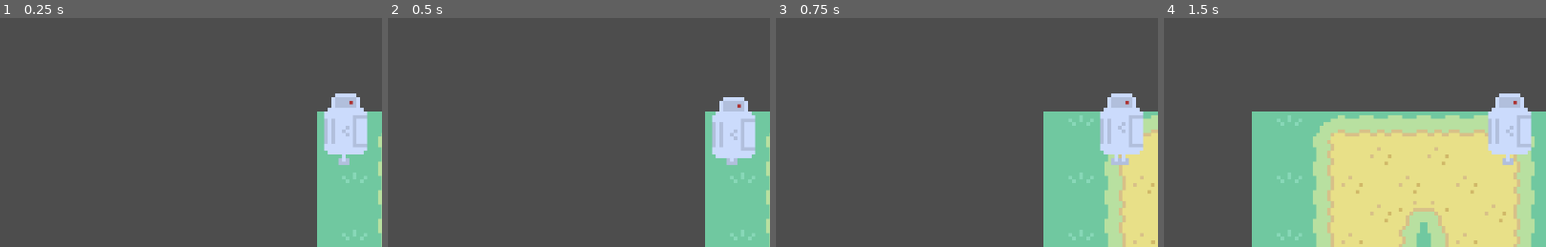
Above: before the commit, frames 1-4 (left to right).
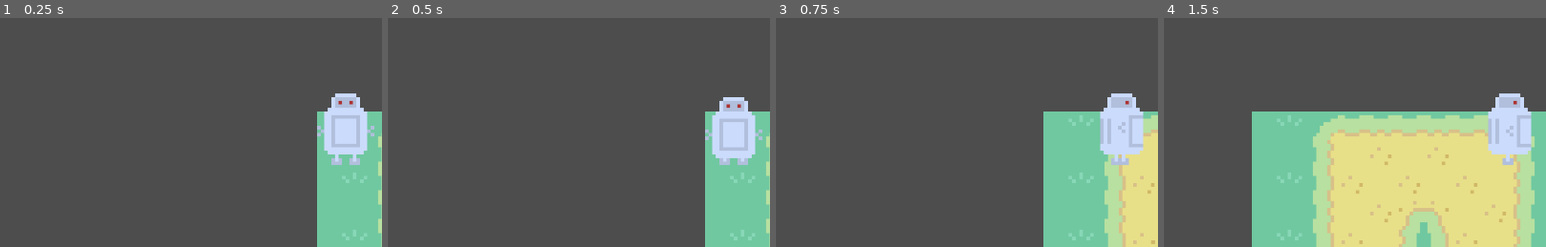
Above: after the commit, the same moments.

Repository: SamShubitz1/WorkingTitle
Game: Godot game, scene res://Scenes/Main/mainscene.tscn
Same seed, same stepped clock (60 frames per second), same inputs: the game is played once before the commit and once after it.
Inputs:
- Up to frame 1 (0.25 s): no input
- Up to frame 2 (0.5 s): no input
- Up to frame 3 (0.75 s): tap Enter (ui_accept) at 0.5, 0.6 s; hold Right (ui_right) from 0.53 s (still down)
- Up to frame 4 (1.5 s): tap Enter (ui_accept) at 0.77, 1.07 s; release Right (ui_right) at 1.28 s; hold Q (go_back) from 1.28 s (still down); tap E (navigate_log) at 1.35 s
The pictures show only the part of the screen within x 5-55%, y 23-73%; the shares and areas given below are measured in that part.

The runs differ from the first frame. In frame 1, 0.9% of the frame differs, in the area x 83-98%, y 36-65%; in frame 2, 0.8%; in frame 3, nothing differs; in frame 4, nothing differs.

Commit message:
scene transition fixes

Diff:
--- a/Scenes/Battle/Battle/battle_controller.gd
+++ b/Scenes/Battle/Battle/battle_controller.gd
@@ -1,5 +1,6 @@
 extends Node
 
+@onready var Game_Controller = get_tree().current_scene
 @onready var animation_player = $"../BattleMenuControl/DialogBox/AnimationPlayer"
 @onready var dialog_box = $"../BattleMenuControl/DialogBox/BattleLog".get_children().slice(1)
 @onready var player_health_bar = $"../BattleMenuControl/MainMenu/Menu/CharPanel/Health"
@@ -175,10 +176,13 @@
 	return buff
 
 func handle_retreat() -> void:
-	get_tree().change_scene_to_file("res://Scenes/Main/mainscene.tscn")
+	#get_tree().change_scene_to_file("res://Scenes/Main/mainscene.tscn")
+	print(str(Game_Controller))
+	Game_Controller.switch_to_overworld_scene()
 
 func handle_death() -> void:
-	get_tree().change_scene_to_file("res://Scenes/Main/mainscene.tscn")
+	#get_tree().change_scene_to_file("res://Scenes/Main/mainscene.tscn")
+	Game_Controller.switch_to_overworld_scene()
 
 func get_valid_targets() -> Array[Vector2i]:
 	var valid_targets: Array[Vector2i]
--- a/Scenes/Main/game_controller.gd
+++ b/Scenes/Main/game_controller.gd
@@ -1,6 +1,6 @@
 extends Node2D
 
-@onready var Player: PlayerClass = $PlayerController/MyPlayer
+@onready var Player: PlayerClass = self.get_node("/root/MainScene/Overworld/PlayerController/MyPlayer")
 #@onready var Player_Camera = Player.Player_Camera
 
 #TODO @onready var Title_Scene_File =
@@ -14,7 +14,6 @@
 #@onready var Overworld_Scene_Node: Node = get_tree().get_root().find_node("Overworld")
 #@onready var Battle_Scene_Node: Node = get_tree().get_root().find_node("node_name")
 
-var foo = "bar"
 var preloaded_scene_battle
 var preloaded_scene_overworld
 var current_scene_node
@@ -40,14 +39,7 @@
 	var node = get_node("/root/MainScene/Overworld")
 	current_scene_node = node
 
-
 	pass # Replace with function body.
-
-
-# Called every frame. 'delta' is the elapsed time since the previous frame.
-func _process(_delta: float) -> void:
-	pass
-
 
 # load new scene
 func load_new_scene(scene, object: Node) -> void:
@@ -65,8 +57,13 @@
 	load_new_scene(Overworld_Scene_File, null)
 	return
 
+func switch_to_battle_scene_file() -> void:
+	get_tree().change_scene_to_file(Battle_Scene_File)
+	return
+
 # switch to battle scene node
 func switch_to_battle_scene() -> void:
+	var current_scene_node = get_node("/root/MainScene/Overworld")
 	# check for existing battle scene node in tree
 
 	var tree = get_tree()
@@ -94,14 +91,37 @@
 
 
 	# pause / unload current scene (overworld)
+	imported_overworld_scene.get_parent().remove_child(imported_overworld_scene)
 	imported_overworld_scene.queue_free()
+	imported_overworld_scene = null
+	current_scene_node = null
 
 	# update GameController state for mode tracking
 
 	return
 
+func switch_to_overworld_scene_file() -> void:
+	get_tree().change_scene_to_file(Overworld_Scene_File)
+	return
+
 # switch to overworld scene node
-#TODO
+func switch_to_overworld_scene() -> void:
+	var current_scene_node = get_node("/root/MainScene/BattleScene")
+
+	imported_overworld_scene = preloaded_scene_overworld.instantiate()
+	get_node("/root/MainScene/").add_child(imported_overworld_scene)
+	overworld_cam_obj = imported_overworld_scene.get_node("PlayerController/MyPlayer/OverworldCamera")
+	print("overworldcam: " + str(overworld_cam_obj))
+
+	current_scene_node.hide()
+
+	overworld_cam_obj.make_current()
+
+	imported_battle_scene.get_parent().remove_child(imported_battle_scene)
+	imported_battle_scene.queue_free()
+	imported_battle_scene = null
+	current_scene_node = null
+	return
 
 # pause target node / sub-scene
 func set_pause_subtree(root: Node, pause: bool) -> void:
--- a/Scenes/Main/mainscene.tscn
+++ b/Scenes/Main/mainscene.tscn
@@ -1,9 +1,6 @@
-[gd_scene load_steps=3 format=3 uid="uid://csf6egx1otdtc"]
+[gd_scene load_steps=2 format=3 uid="uid://csf6egx1otdtc"]
 
 [ext_resource type="Script" path="res://Scenes/Main/game_controller.gd" id="1_2nx2o"]
-[ext_resource type="PackedScene" uid="uid://d4npjlduq7bda" path="res://Scenes/Main/overworld.tscn" id="2_o8rvc"]
 
 [node name="MainScene" type="Node2D"]
 script = ExtResource("1_2nx2o")
-
-[node name="Overworld" parent="." instance=ExtResource("2_o8rvc")]
--- a/Scenes/Main/map_controller.gd
+++ b/Scenes/Main/map_controller.gd
@@ -6,14 +6,6 @@
 
 # collection of map objects, keyed by grid-position vector
 var world_map_array: Dictionary = {}
-
-# Called when the node enters the scene tree for the first time.
-func _ready() -> void:
-	pass # Replace with function body.
-
-# Called every frame. 'delta' is the elapsed time since the previous frame.
-func _process(_delta: float) -> void:
-	pass
 
 # convert grid coords to stored-object
 func get_object_at_coords(grid_coords: Vector2i) -> Node:
--- a/Scenes/Main/player_controller.gd
+++ b/Scenes/Main/player_controller.gd
@@ -7,8 +7,11 @@
 
 @export var DEBUG_PLAYER: bool = true
 
+var can_action = false
+
 # Called when the node enters the scene tree for the first time.
 func _ready() -> void:
+	can_action = false
 	# get updated reference for grid location
 	Player.grid_position = Map_Controller.point_to_grid(Player.position)
 	Player.Animation_Object.play("idle_down")
@@ -28,6 +31,8 @@
 	process_player_inputs()
 		# set_next_move(dir)
 		# Player.is_moving
+	if (not can_action):
+		can_action = true
 	pass
 
 
@@ -157,6 +162,8 @@
 
 # player action button, spacebar
 func player_action_pressed() -> void:
+	if (not can_action):
+		return
 	# get action coords / tilespot in front of player in direction facing
 	var action_coords = Player.grid_position
 	match Player.current_direction:
@@ -170,6 +177,9 @@
 			action_coords.x += 1
 
 
+	# get tile info
+	var tile_report = Map_Controller.get_world_tile_report(action_coords)
+	print_debug("action_button: " + str(tile_report))
 
 	# get object from map-object-collection
 	var object = Map_Controller.get_object_at_coords(action_coords)
@@ -181,19 +191,13 @@
 		if (DEBUG_PLAYER): print_action_object_report(object)
 		if (object.battle_ready):
 			enter_battle_scene(object)
-		#object.kill()
-	elif(actioned_tile != null):
-		# get tile info
-		var tile_report = Map_Controller.get_world_tile_report(action_coords)
-		print_debug("action_button: " + str(tile_report))
 	return
 
 
 # begin battle scene
 func enter_battle_scene(object: Node) -> void:
 	save_data()
-	print_debug("test gamecontroller: " + str(Game_Controller.foo)) # test gamecontroller property access
-	Game_Controller.load_battle_scene(object)
+	Game_Controller.switch_to_battle_scene()
 	return
 
 # set player animation based on direction
@@ -233,9 +237,13 @@
 			#Map_Controller.set_object_at_coords(self, pos)
 	return
 
+func _exit_tree() -> void:
+	print("Player_controller is about to die")
+	return
+
 # set player direction
 func set_player_direction(dir: int, idle: bool = true) -> void:
-	Player.current_direction = Player.Direction.keys()[dir]
+	Player.current_direction = dir
 	print("dir: " + str(dir))
 	print("player dir: " + str(Player.current_direction))
 	match dir:
--- a/Scenes/Player/my_player.gd
+++ b/Scenes/Player/my_player.gd
@@ -2,7 +2,6 @@
 extends CharacterBody2D
 
 @onready var Animation_Object = $AnimatedSprite2D
-@onready var Map_Controller = $"../MapController"
 @onready var Player_Camera = get_node("./OverworldCamera")
 
 @export var DEBUG_PLAYER: bool = true
@@ -22,17 +21,6 @@
 }
 #var current_direction: Direction = Direction.DOWN
 var current_direction = 3
-
-
-# Called when the node enters the scene tree for the first time.
-func _ready() -> void:
-
-	pass
-
-# Called every frame. 'delta' is the elapsed time since the previous frame.
-func _process(delta: float) -> void:
-
-	pass
 
 func get_grid_position() -> Vector2i:
 	return grid_position
Not shown: 2 places in Scenes/Main/overworld.tscn that only renumber resources
